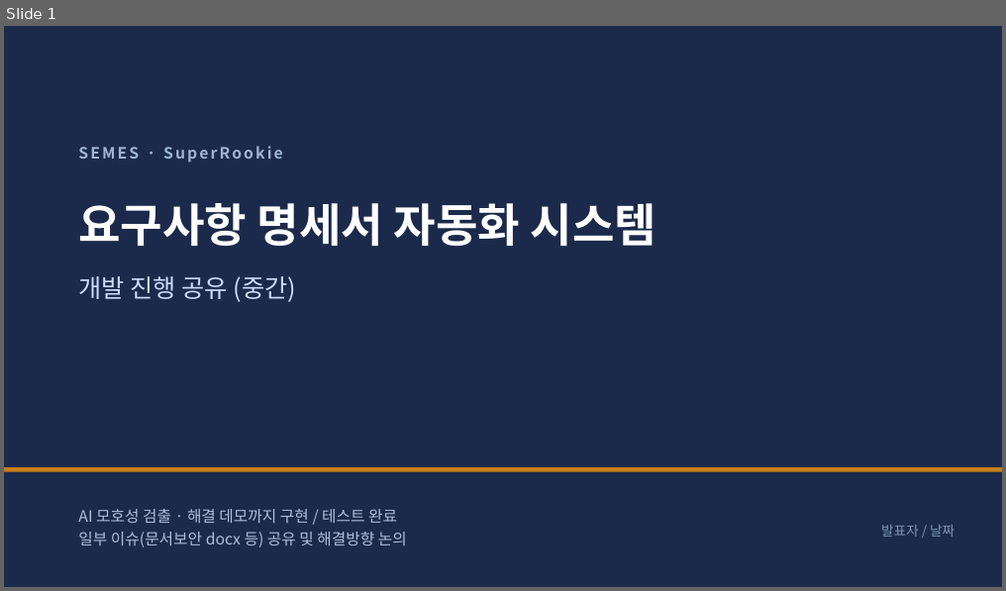
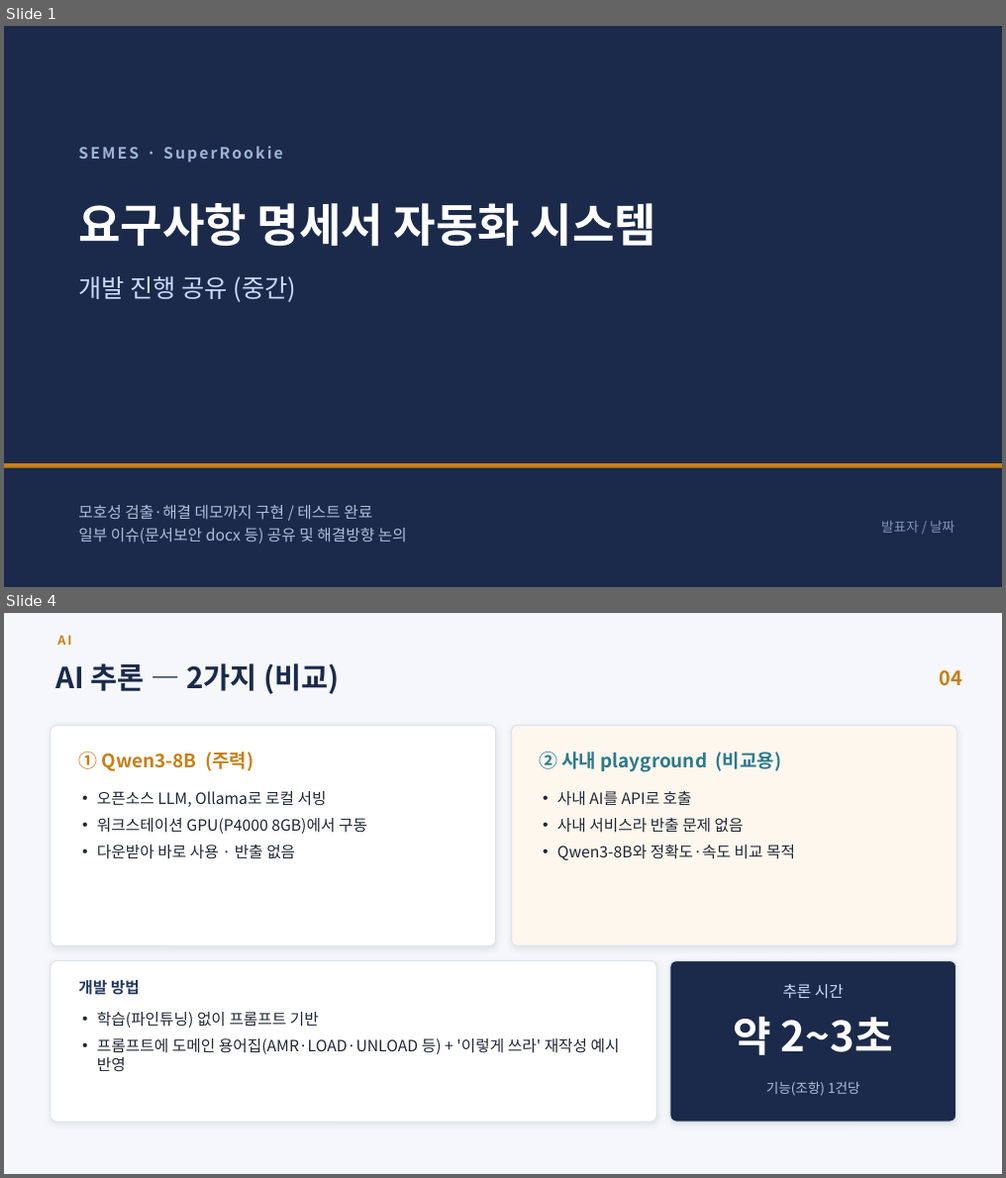
Before and after one commit to jihunhan98/semes-superrookie, a slide deck: docs/진행공유_요구사항자동화.pptx. Shown one above the other, each under a label of ours: slide 1 before the commit, slides 1 and 4 after it; the slides between them are not shown. The pictures are 1006x591 and 1006x1178 pixels, drawn with LibreOffice and Linux fonts; fonts in the diff are those of the drawing. Boxes give left, top, right and bottom in pixels: in the first picture for what was removed or moved away, otherwise in the second. Text is boxed around its words. In the diff, an @@ line names an element or a change of style, - is before the commit and + after.

```diff
--- a/docs/진행공유_요구사항자동화.pptx
+++ b/docs/진행공유_요구사항자동화.pptx
@@ slide 4 added at box(4, 613, 1002, 1174), background #F5F7FA @@
@@ text added at box(57, 635, 71, 645), 12 pt, text #C67F17, bold @@
+AI
@@ text added at box(56, 663, 340, 694), 28 pt, text #1B2A4A, bold @@
+AI 추론 — 2가지 (비교)
@@ text added at box(939, 670, 961, 686), 19 pt, text #C67F17, bold @@
+04
@@ rounded rectangle added at box(51, 725, 496, 947), fill #FFFFFF, outline #DCE3EB 1 pt @@
@@ rounded rectangle added at box(512, 725, 957, 947), fill #FDF7EE, outline #DCE3EB 1 pt @@
@@ text added at box(78, 752, 253, 771), 18 pt, text #C67F17, bold @@
+① Qwen3-8B (주력)
@@ text added at box(539, 752, 781, 772), 18 pt, text #2C7A8C, bold @@
+② 사내 playground (비교용)
@@ text added at box(97, 791, 367, 860), 15 pt, text #1F2733 @@
+• 오픈소스 LLM, Ollama로 로컬 서빙
+• 워크스테이션 GPU(P4000 8GB)에서 구동
+• 다운받아 바로 사용 · 반출 없음
@@ text added at box(557, 791, 795, 861), 15 pt, text #1F2733 @@
+• 사내 AI를 API로 호출
+• 사내 서비스라 반출 문제 없음
+• Qwen3-8B와 정확도·속도 비교 목적
@@ rounded rectangle added at box(51, 961, 656, 1122), fill #FFFFFF, outline #DCE3EB 1 pt @@
@@ rounded rectangle added at box(670, 961, 956, 1122), fill #1B2A4A, outline #DCE3EB 1 pt @@
@@ text added at box(78, 979, 140, 995), 15 pt, text #24395F, bold @@
+개발 방법
@@ text added at box(783, 984, 844, 999), 15 pt, text #CADCFC @@
+추론 시간
@@ text added at box(97, 1012, 620, 1071), 15 pt, text #1F2733 @@
+• 학습(파인튜닝) 없이 프롬프트 기반
+• 프롬프트에 도메인 용어집(AMR·LOAD·UNLOAD 등) + '이렇게 쓰라' 재작성 예시 반영
@@ text added at box(734, 1017, 893, 1056), 40 pt, text #FFFFFF, bold @@
+약 2~3초
@@ text added at box(766, 1081, 860, 1096), 13 pt, text #AEBFDA @@
+기능(조항) 1건당
@@ slide 1 changed as well @@
@@ rectangle: place and size @@
-rectangle at box(4, 468, 1002, 472)
+rectangle at box(4, 464, 1002, 469)
@@ text at box(78, 505, 372, 519): text changed @@
-AI 모호성 검출 · 해결 데모까지 구현 / 테스트 완료
+모호성 검출·해결 데모까지 구현 / 테스트 완료
@@ text "발표자 / 날짜": place and size @@
-text "발표자 / 날짜" at box(881, 525, 954, 537)
+text "발표자 / 날짜" at box(881, 521, 954, 533)
```
Also in this commit, not shown: 5 other slides changed, 4 other slides added, 4 slides removed, 3 other files.
